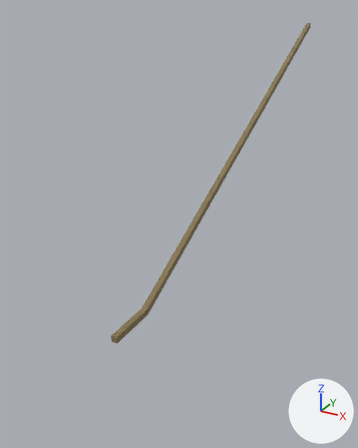
The glTF model assets/export/glB/objects/GP-OBJ-0105-LOD1.glb: old version first, new version second.
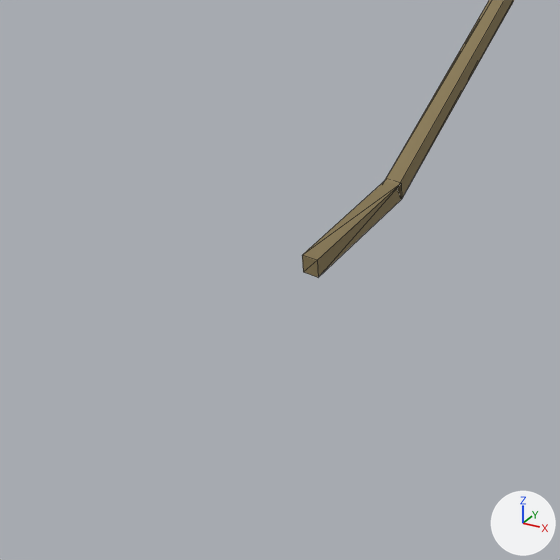
Each version is shown whole from a camera (50 mm lens) standing at (46.9, -44.2, 22.2) and looking at (2.1, 37.2, -18.4), then close up on the part from 0% to 58% of the width and 54% to 100% of the height. Every picture has the same lights, and +X, +Y and +Z are marked at lower right. The first two pictures are the older version. The close-ups show mesh edges as thin lines. Where no turn or scale is listed for an object, it has been applied to the vertices. Vertices at exactly the same position are counted once.

Names of what the first close-up shows: 'Descending Passage (horizontal)', 'Descending Passage (sloped)'.
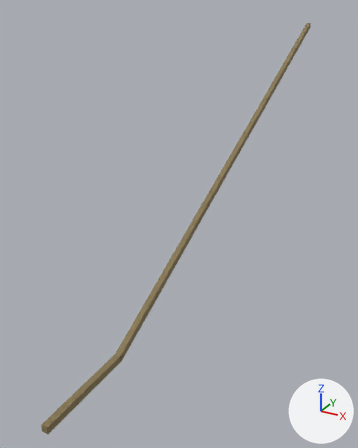
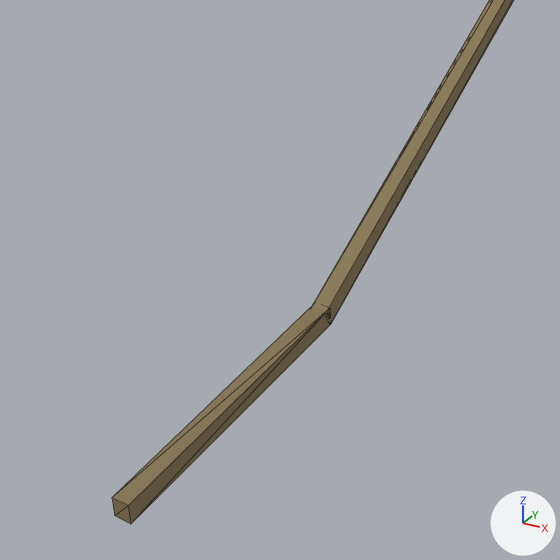
Where the newer file only moved an object's origin or applied its transform, the numbers keep the older frame.

Pixel boxes (x1, y1, x2, y2) of what changed, in the close-ups (560 x 560 px):
```json
{"object": "Descending Passage (horizontal)", "change": "reshaped, moved", "before": [302, 181, 402, 277], "after": [112, 305, 331, 524], "on screen": "118% wider, 127% taller"}
{"object": "Descending Passage (sloped)", "change": "reshaped", "before": [385, 0, 514, 198], "after": [313, 0, 514, 323]}
```

Edits to the scene script, one JSON object a line:
```json
{"block": "me_mesh_0", "where": "# used by ob_descending_passage__sloped; location = (7.29, 58.56, -3.97)"}
{"block": "me_mesh_0", "where": "# before: 0 (0.5, -43.3, -20.9) at pixel (396, 189), 2 (0.5, -42.8, -22.0) at pixel (401, 199), 5 (-0.5, -43.3, -20.9) at pixel (382, 184), 7 (-0.5, -42.8, -22.0)"}
{"op": "remove", "block": "me_mesh_0", "code": "me_mesh_0.from_pydata(...)  # 8 vertices, 12 faces; spans x -0.5..0.5, y -43.3..43.3, z -22.0..22.0"}
{"op": "add", "block": "me_mesh_0", "code": "me_mesh_0.from_pydata(...)  # 8 vertices, 12 faces; spans x -0.5..0.5, y -51.3..43.3, z -26.0..22.0"}
{"block": "me_mesh_0", "change": "me_mesh_0 part 1"}
{"op": "add", "block": "me_mesh_0", "code": "for i in [0, 2, 5, 7]: me_mesh_0.vertices[i].co += Vector((0.0, -8.1, -4.0))"}
{"block": "me_mesh_1", "where": "# used by ob_descending_passage__horizontal; location = (7.29, 11.31, -25.37)"}
{"block": "me_mesh_1", "where": "# before: 0 (0.52, -4.5, 0.6) at pixel (317, 260), 1 (0.52, 4.5, 0.6) at pixel (401, 183), 2 (0.52, -4.5, -0.6) at pixel (318, 277), 3 (0.52, 4.5, -0.6) at pixel (401, 199), 4 (-0.52, 4.5, 0.6) at pixel (386, 178)"}
{"block": "me_mesh_1", "where": "# before: 5 (-0.52, -4.5, 0.6) at pixel (302, 255), 6 (-0.52, 4.5, -0.6), 7 (-0.52, -4.5, -0.6) at pixel (303, 272)"}
{"op": "remove", "block": "me_mesh_1", "code": "me_mesh_1.from_pydata(...)  # 8 vertices, 12 faces; spans x -0.52..0.52, y -4.5..4.5, z -0.6..0.6"}
{"op": "add", "block": "me_mesh_1", "code": "me_mesh_1.from_pydata(...)  # 8 vertices, 12 faces; spans x -0.52..0.52, y -8.53..8.53, z -0.6..0.6"}
{"block": "me_mesh_1", "change": "me_mesh_1 part 2"}
{"op": "add", "block": "me_mesh_1", "code": "for i in [0, 2, 5, 7]: me_mesh_1.vertices[i].co += Vector((0.0, -4.03, 0.0))"}
{"op": "add", "block": "me_mesh_1", "code": "for i in [1, 3, 4, 6]: me_mesh_1.vertices[i].co += Vector((0.0, 4.03, 0.0))"}
{"op": "set", "path": "ob_descending_passage__horizontal.location", "old": "(7.29, 11.31, -25.37)", "new": "(7.29, -0.78, -29.39)"}
```
